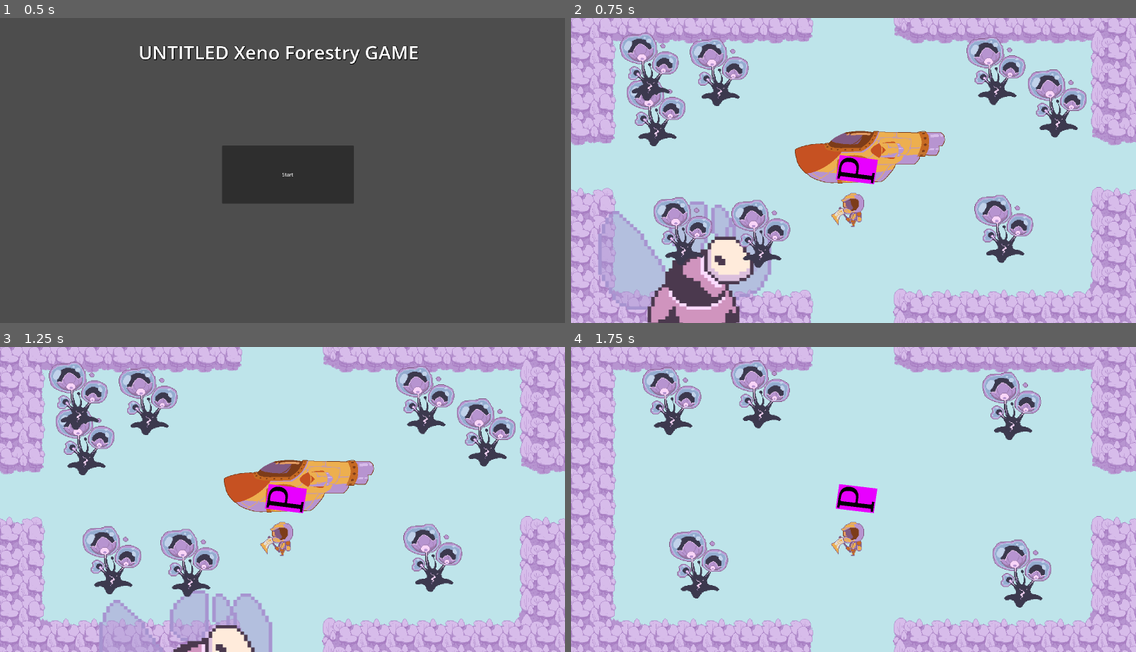
Above: before the commit, frames 1-4 (two rows, left to right).
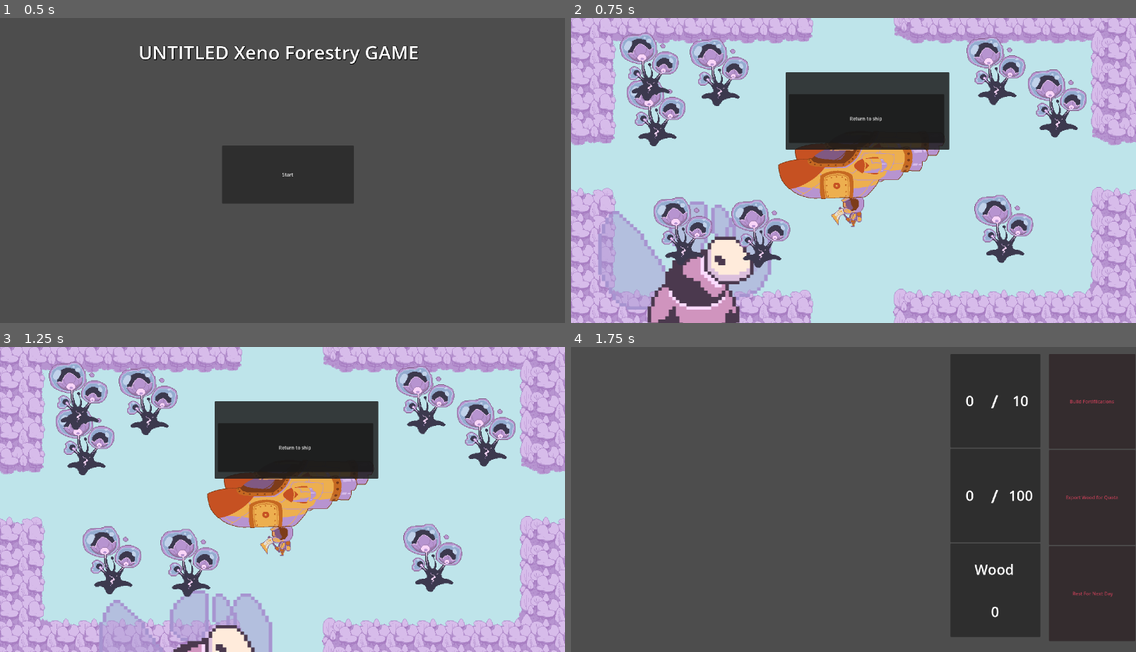
Above: after the commit, the same moments.

Repository: ErdrickBelmont/Buddy_Jam_2024_Team_4
Game: Godot game, scene res://scenes/start_screen.tscn
Two runs of this game, one before a commit and one after it. Both use one fixed random seed, a clock stepped at 60 frames per second and the inputs below.
Inputs (mouse positions are in pixels of both pictures, inside the frame that each line leads up to):
- Up to frame 1 (0.5 s): no input
- Up to frame 2 (0.75 s): click "Start" at 0.5 s
- Up to frame 3 (1.25 s): no input
- Up to frame 4 (1.75 s): click (864, 447) at 1.25 s, where only the run after the commit has a clickable "Return to ship"

Frame 1 is identical in both runs. In frame 2, 10% of the frame differs, in the area x 36-67%, y 17-60%; in frame 3, 10%; in frame 4, 99%, in the area x 0-100%, y 0-100%.
Error before the commit: Invalid call. Nonexistent function 'set_visible' in base 'AudioStreamPlayer'. (res://scripts/ship.gd:4)

Commit message:
Fixed scene moved errors & re-added ship

Diff:
--- a/BuddyJam2023_Tree_Game/scenes/bug.tscn
+++ b/BuddyJam2023_Tree_Game/scenes/bug.tscn
@@ -40,7 +40,7 @@
 [node name="Area2D" type="Area2D" parent="."]
 visibility_layer = 3
 position = Vector2(1, 2)
-collision_layer = 3
+collision_layer = 128
 collision_mask = 3
 
 [node name="CollisionShape2D" type="CollisionShape2D" parent="Area2D"]
--- a/BuddyJam2023_Tree_Game/scenes/forest_entrance.tscn
+++ b/BuddyJam2023_Tree_Game/scenes/forest_entrance.tscn
@@ -1,10 +1,11 @@
-[gd_scene load_steps=7 format=3 uid="uid://bq4tnwwwxkc0l"]
+[gd_scene load_steps=8 format=3 uid="uid://bq4tnwwwxkc0l"]
 
 [ext_resource type="PackedScene" uid="uid://bnx407bfco1td" path="res://scenes/areas/area_center.tscn" id="1_rytgd"]
 [ext_resource type="Script" path="res://scripts/movePlayer.gd" id="1_xoc50"]
 [ext_resource type="Script" path="res://scripts/areaSpawn.gd" id="2_l7dfm"]
 [ext_resource type="PackedScene" uid="uid://dd8kuirq1mqtj" path="res://scenes/Player.tscn" id="3_lgsmn"]
 [ext_resource type="Script" path="res://scripts/roomSwitchTimer.gd" id="6_j5qde"]
+[ext_resource type="PackedScene" uid="uid://b0xgrvvhn1m1l" path="res://scenes/ship.tscn" id="6_qwurq"]
 
 [sub_resource type="GDScript" id="GDScript_gbfty"]
 script/source = "extends Node2D
@@ -57,5 +58,7 @@
 [node name="Timer" type="Timer" parent="."]
 script = ExtResource("6_j5qde")
 
+[node name="ship" parent="." instance=ExtResource("6_qwurq")]
+
 [connection signal="timeout" from="Timer" to="." method="_on_timer_timeout"]
 [connection signal="timeout" from="Timer" to="Timer" method="_on_timeout"]
--- a/BuddyJam2023_Tree_Game/scenes/ship.tscn
+++ b/BuddyJam2023_Tree_Game/scenes/ship.tscn
@@ -1,10 +1,8 @@
-[gd_scene load_steps=7 format=3 uid="uid://djl4d3slwcf1w"]
+[gd_scene load_steps=5 format=3 uid="uid://b0xgrvvhn1m1l"]
 
 [ext_resource type="Script" path="res://scripts/ship.gd" id="1_c7eyp"]
 [ext_resource type="Texture2D" uid="uid://diak4cs683rih" path="res://assets/sprites/S.png" id="2_4k1hj"]
 [ext_resource type="Texture2D" uid="uid://gvgcsw3r5dh5" path="res://assets/sprites/ship.png" id="2_j4xhx"]
-[ext_resource type="AudioStream" uid="uid://dlnfkpef6hnwk" path="res://assets/audio/Base Theme.mp3" id="3_akmt1"]
-[ext_resource type="AudioStream" uid="uid://bnf7xwikcwjbj" path="res://assets/audio/sell.wav" id="5_cp6q6"]
 
 [sub_resource type="RectangleShape2D" id="RectangleShape2D_xe1mm"]
 size = Vector2(283, 211.25)
@@ -61,12 +59,6 @@
 size_flags_horizontal = 3
 text = "Return to ship "
 
-[node name="basetheme" type="AudioStreamPlayer2D" parent="."]
-stream = ExtResource("3_akmt1")
-
-[node name="sell" type="AudioStreamPlayer" parent="."]
-stream = ExtResource("5_cp6q6")
-
 [connection signal="area_entered" from="." to="." method="_on_area_entered"]
 [connection signal="area_exited" from="." to="." method="_on_area_exited"]
 [connection signal="pressed" from="CanvasLayer2/Panel/HBoxContainer/returnToShip" to="." method="_on_return_to_ship_pressed"]
--- a/BuddyJam2023_Tree_Game/scenes/shipUpgradeScene.tscn
+++ b/BuddyJam2023_Tree_Game/scenes/shipUpgradeScene.tscn
@@ -1,7 +1,9 @@
-[gd_scene load_steps=8 format=3 uid="uid://ddslg5bnvlshq"]
+[gd_scene load_steps=10 format=3 uid="uid://ddslg5bnvlshq"]
 
 [ext_resource type="Script" path="res://scripts/shipUpgradeScene.gd" id="1_2qq1v"]
 [ext_resource type="Script" path="res://scripts/update_label_script.gd" id="1_vjhf5"]
+[ext_resource type="AudioStream" uid="uid://dlnfkpef6hnwk" path="res://assets/audio/Base Theme.mp3" id="3_n74rj"]
+[ext_resource type="AudioStream" uid="uid://bnf7xwikcwjbj" path="res://assets/audio/sell.wav" id="4_4okk3"]
 
 [sub_resource type="Theme" id="Theme_aon5i"]
 
@@ -184,6 +186,12 @@
 vertical_alignment = 1
 script = ExtResource("1_vjhf5")
 
+[node name="basetheme" type="AudioStreamPlayer2D" parent="."]
+stream = ExtResource("3_n74rj")
+
+[node name="sell" type="AudioStreamPlayer" parent="."]
+stream = ExtResource("4_4okk3")
+
 [connection signal="pressed" from="VBoxContainer/Build_Fortitifcation" to="." method="_on_build_fortitifcation_pressed"]
 [connection signal="pressed" from="VBoxContainer/submit_Wood_Quota" to="." method="_on_submit_wood_quota_pressed"]
 [connection signal="pressed" from="VBoxContainer/Next_Day" to="." method="_on_next_day_pressed"]
--- a/BuddyJam2023_Tree_Game/scripts/Global_Var.gd
+++ b/BuddyJam2023_Tree_Game/scripts/Global_Var.gd
@@ -5,7 +5,7 @@
 #var fertilizer = 0
 #var quota = 10
 
-var map = {}; #Dictionary containing all the current areas on the map. Format X_Y from the center area 0_0. Like XY coordinates.
+var map = {} #Dictionary containing all the current areas on the map. Format X_Y from the center area 0_0. Like XY coordinates.
 #Dictionary of areas, with key = area name & value = array with types of gates.
 var areas = {"center": ["left", "right", "top", "bottom"],
 			"bottomEdge": ["top"],
@@ -24,17 +24,17 @@
 			"rightFork": ["left", "top", "bottom"] }
 
 #These two are necessary because of some really weird errors.
-var newMapNeeded = true; #When true, map can be generated
-var moveCooldown = true; #When true, player can move to another area
+var newMapNeeded = true #When true, map can be generated
+var moveCooldown = true #When true, player can move to another area
 
 #And these are more "tracking player's current position".
-var position = "0_0"; #lol, face
-var day = 1;
-var stormCounter = 0;
+var position = "0_0" #lol, face
+var day = 1
+var stormCounter = 0
 
 #Dictionaries for storing current trees & bugs on the map
-var treeDict = {};
-var bugDict = {};
+var treeDict = {}
+var bugDict = {}
 
 #David's variables
 var dic : Dictionary = {"wood": 0,"woodExportTracker": 0, "woodExportCap": 100,"fortificationTracker": 0,"fortificationCost": 10, "energy": 0, "maxEnergy": 10, "fertilizer": 0,"quotaTracker":0, "quota": 100 }
--- a/BuddyJam2023_Tree_Game/scripts/ship.gd
+++ b/BuddyJam2023_Tree_Game/scripts/ship.gd
@@ -1,7 +1,8 @@
 extends Area2D
-@onready var basetheme = $basetheme
+
+
 func _ready():
-	get_child(-1).set_visible(false)
+	self.get_child(-1).set_visible(false)
 
 #func resume():
 	#get_tree().paused = false
@@ -23,15 +24,17 @@
 
 
 func _on_area_entered(area):
-	basetheme.play()
+
 	get_child(-1).set_visible(true)
 	print("area entered")
 
+
 func _on_area_exited(area):
-	basetheme.stop()
+
 	get_child(-1).set_visible(false)
+
 	pass # Replace with function body.
 
 
 func _on_return_to_ship_pressed():
-	get_tree().change_scene_to_file("res://shipUpgradeScene.tscn")
+	get_tree().change_scene_to_file("res://scenes/shipUpgradeScene.tscn")
--- a/BuddyJam2023_Tree_Game/scripts/shipUpgradeScene.gd
+++ b/BuddyJam2023_Tree_Game/scripts/shipUpgradeScene.gd
@@ -1,8 +1,9 @@
 extends Control
 @onready var sell = $sell
-
+@onready var basetheme = $basetheme
 # Called when the node enters the scene tree for the first time.
 func _ready():
+	basetheme.play()
 	pass # Replace with function body.
 
 # Called every frame. 'delta' is the elapsed time since the previous frame.
@@ -10,8 +11,10 @@
 	pass
 
 func _on_next_day_pressed():
+
 	Global_Var.storm_reset()
-	get_tree().change_scene_to_file("res://forest_entrance.tscn")
+	get_tree().change_scene_to_file("res://scenes/forest_entrance.tscn")
+	basetheme.stop()
 
 func _on_submit_wood_quota_pressed():
 	var quota_difference : int = (Global_Var.get_referance("quota") - Global_Var.get_referance("qoutaTracker"))
Not shown: 1 places in BuddyJam2023_Tree_Game/scenes/bug.tscn that only renumber resources
